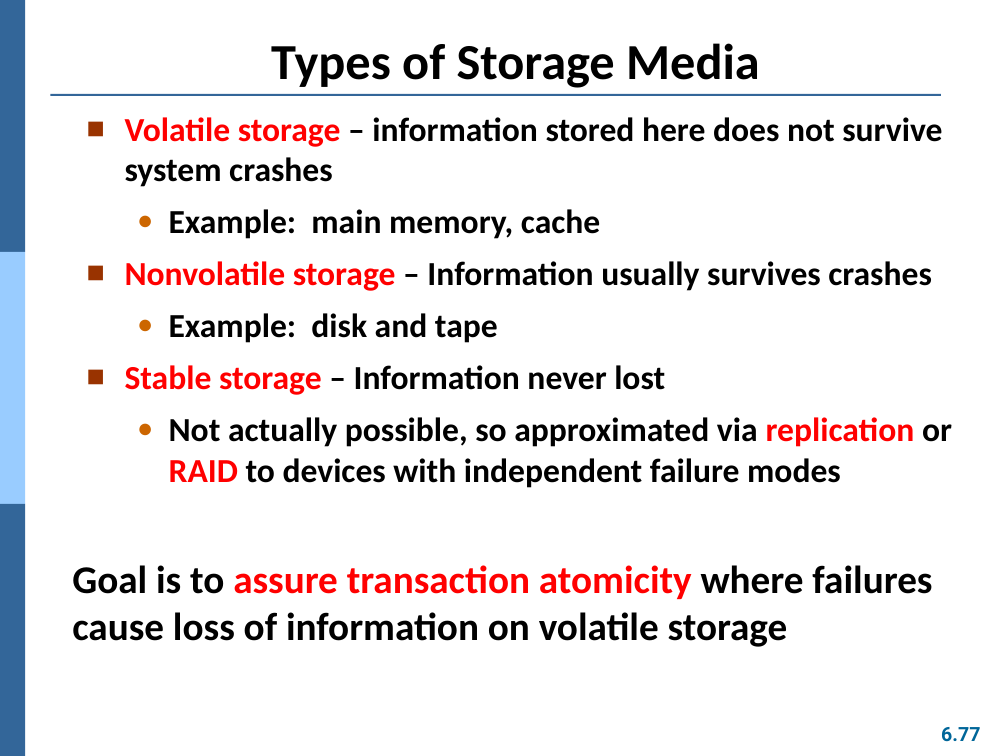
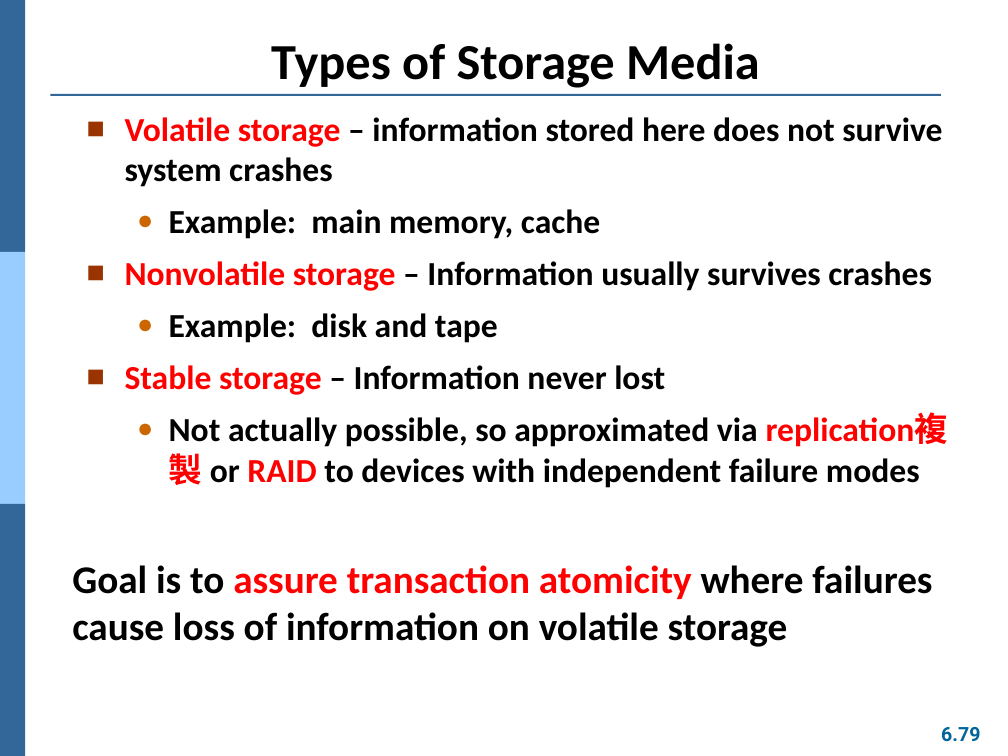
Before and after one commit to Yang09701194/OS_Learning, a slide deck: slide 79 of ch06.pptx (slide 77 before the commit). Drawn at 1008x756 pixels with LibreOffice and Linux fonts; fonts in the diff are those of the drawing. Boxes give left, top, right and bottom in pixels: in the first picture for what was removed or moved away, otherwise in the second. Text is boxed around its words. In the diff, an @@ line names an element or a change of style, - is before the commit and + after.

```diff
--- a/ch06.pptx
+++ b/ch06.pptx
@@ text at (x1=169, y1=417, x2=920, y2=488): text changed @@
-  ● Not actually possible, so approximated via replication or RAID to devices with independent failure modes
+  ● Not actually possible, so approximated via replication複製 or RAID to devices with independent failure modes
@@ page number at (x1=941, y1=727, x2=980, y2=742): text changed @@
-6.77
+6.79
```
Also in this commit, not shown: 5 other slides changed, 2 slides added.
